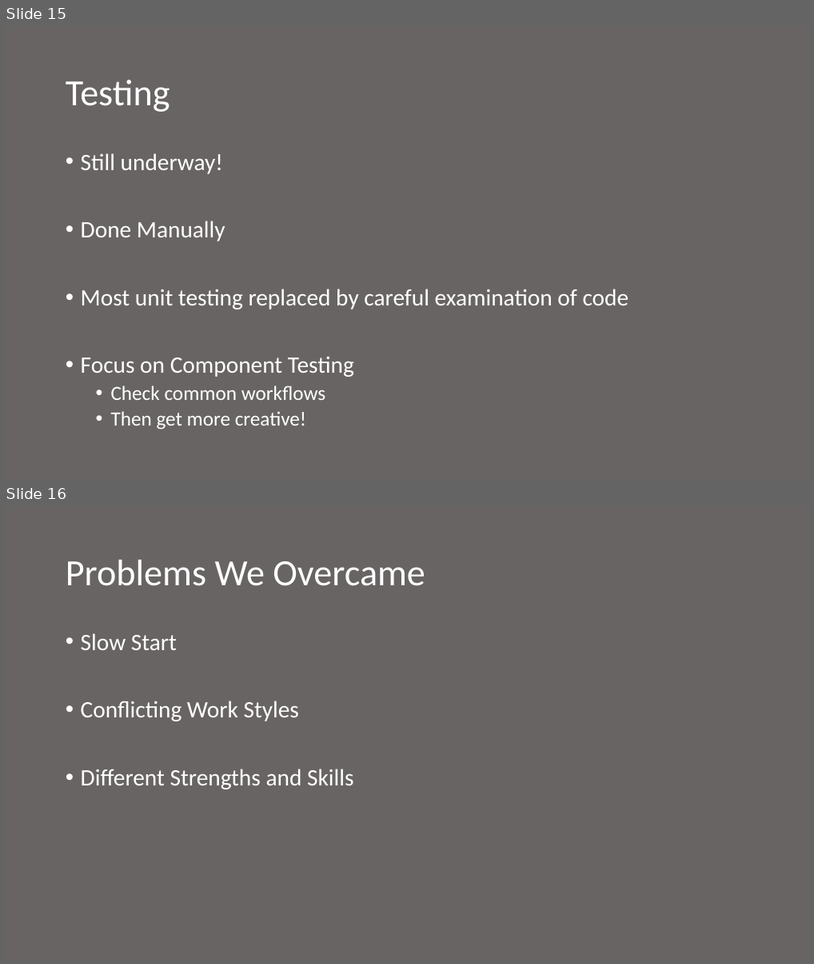
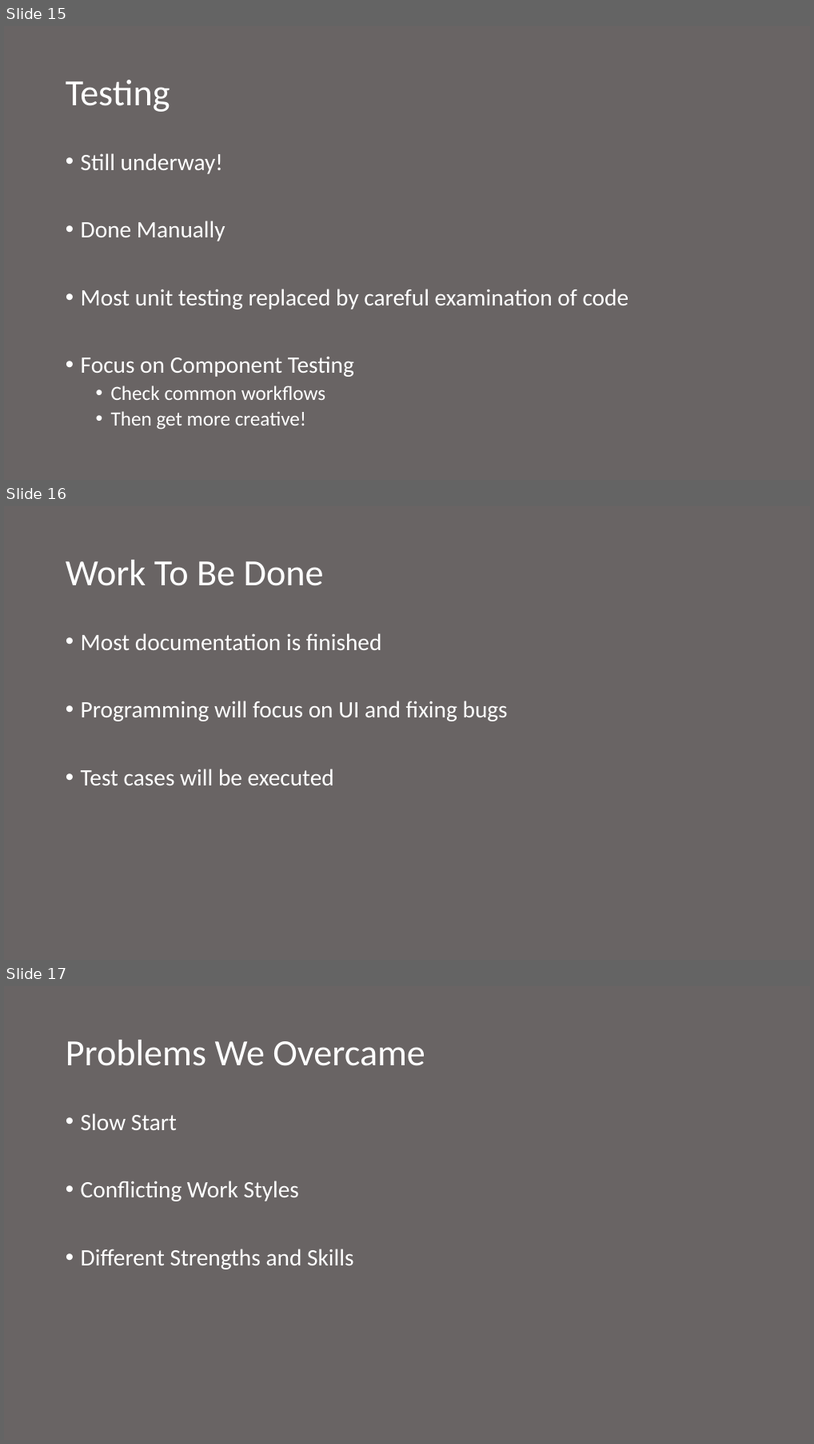
Before and after one commit to boltu11/DashForCash, a slide deck: Presentation.pptx. Shown one above the other, each under a label of ours: slides 15 and 16 before the commit, slides 15, 16 and 17 after it. The pictures are 814x964 and 814x1444 pixels, drawn with LibreOffice and Linux fonts; fonts in the diff are those of the drawing. Boxes give left, top, right and bottom in pixels: in the first picture for what was removed or moved away, otherwise in the second. Text is boxed around its words. In the diff, an @@ line names an element or a change of style, - is before the commit and + after.

```diff
--- a/Presentation.pptx
+++ b/Presentation.pptx
@@ slide 16 added at (4,506,810,960), background #696464 @@
@@ title added at (66,560,324,586), 44 pt, text #FFFFFF @@
+Work To Be Done
@@ text added at (81,633,508,785), 28 pt, text #FFFFFF @@
+• Most documentation is finished
+• Programming will focus on UI and fixing bugs
+• Test cases will be executed
@@ what was slide 16 is now slide 17 @@
```
Also in this commit, not shown: 2 slides changed.
